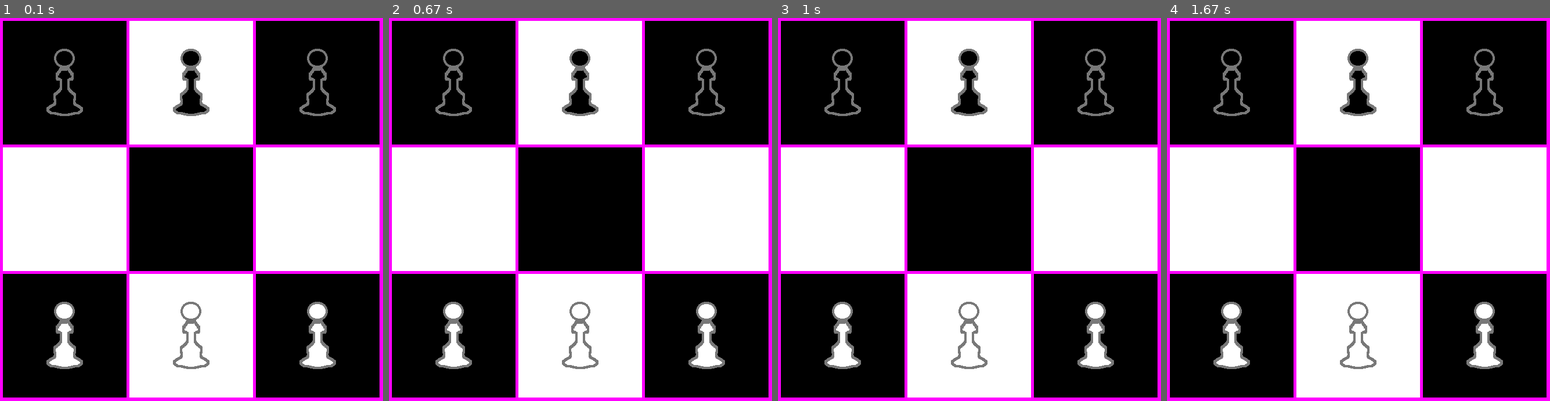
Above: before the commit, frames 1-4 (left to right).
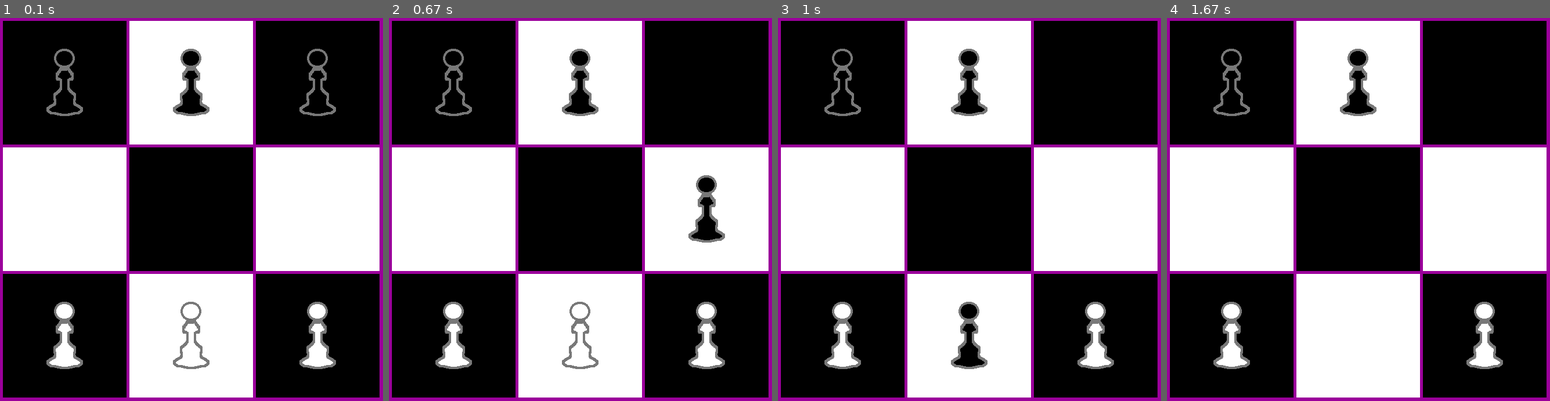
Above: after the commit, the same moments.

Repository: bryan-souza/HexaPawn
Game: pygame game, started from HexaPawn.py
Same seed, same stepped clock (60 frames per second), same inputs: the game is played once before the commit and once after it.
Inputs (mouse positions are in pixels of both pictures, inside the frame that each line leads up to):
- Up to frame 1 (0.1 s): no input
- Up to frame 2 (0.67 s): press the mouse at (488, 213) at 0.37 s; move the mouse to (553, 251) at 0.47 s; release the mouse at (618, 293) at 0.6 s
- Up to frame 3 (1 s): press the mouse at (877, 213) at 0.7 s; move the mouse to (946, 228) at 0.8 s; release the mouse at (1015, 243) at 0.93 s
- Up to frame 4 (1.67 s): press the mouse at (1266, 213) at 1.03 s; move the mouse to (1304, 259) at 1.13 s; release the mouse at (1339, 309) at 1.27 s

The runs differ from the first frame. In frame 1, 6.3% of the frame differs, in the area x 0-100%, y 0-100%; in frame 2, 7.5%; in frame 3, 7.1%; in frame 4, 7.0%.

Commit message:
[~] Display.py, HexaPawn.py

Diff:
--- a/Display.py
+++ b/Display.py
@@ -8,7 +8,7 @@
 
 screen = pygame.display.set_mode((660, 660)) # Criar tela de 660x660
 background = pygame.Surface(screen.get_size()) # Criar um plano e nomear como BKG
-background.fill((255, 0, 255)) # Preencher o fundo com uma cor aleatoria
+background.fill((155, 0, 155)) # Preencher o fundo com uma cor aleatoria
 background = background.convert() # Converter o objeto para otimizar o jogo
 
 # TABULEIRO
@@ -106,7 +106,7 @@
 
 def capture_pawn(pawn, tgt):
     if pawn.img == "whitePawn":
-        if (tgt.y) == (pawn.y - 218) and (tgt.x) == ((pawn.x + 218) or (pawn.x - 218)):
+        if (tgt.y) == (pawn.y - 218) and ((tgt.x == (pawn.x + 218)) or (tgt.x == (pawn.x - 218))):
             pawn.x = tgt.x
             pawn.y = tgt.y
             tgt.x = 1000
@@ -114,8 +114,13 @@
         else:
             print("Error 404: Enemy not Found!")
             return False
+
     elif pawn.img == "blackPawn":
-        if (tgt.y) == (pawn.y + 218) and (tgt.x) == ((pawn.x + 218) or (pawn.x - 218)):
-            print("Capturavel")
+        if (tgt.y) == (pawn.y + 218) and ((tgt.x == (pawn.x + 218)) or (tgt.x == (pawn.x - 218))):
+            pawn.x = tgt.x
+            pawn.y = tgt.y
+            tgt.x = 1000
+            tgt.y = 1000
         else:
             print("Error 404: Enemy not Found!")
+            return False
--- a/HexaPawn.py
+++ b/HexaPawn.py
@@ -30,7 +30,10 @@
 
 			elif event.type == pygame.MOUSEBUTTONUP:
 				if event.button == pygame.BUTTON_LEFT:
-					pass
+					if not (capture_pawn(BC3, WA2) == False):
+						capture_pawn(BC3, WA2)
+					else:
+						move_pawn(BC3)
 
 		# Atualizar a tela
 		board_update()
